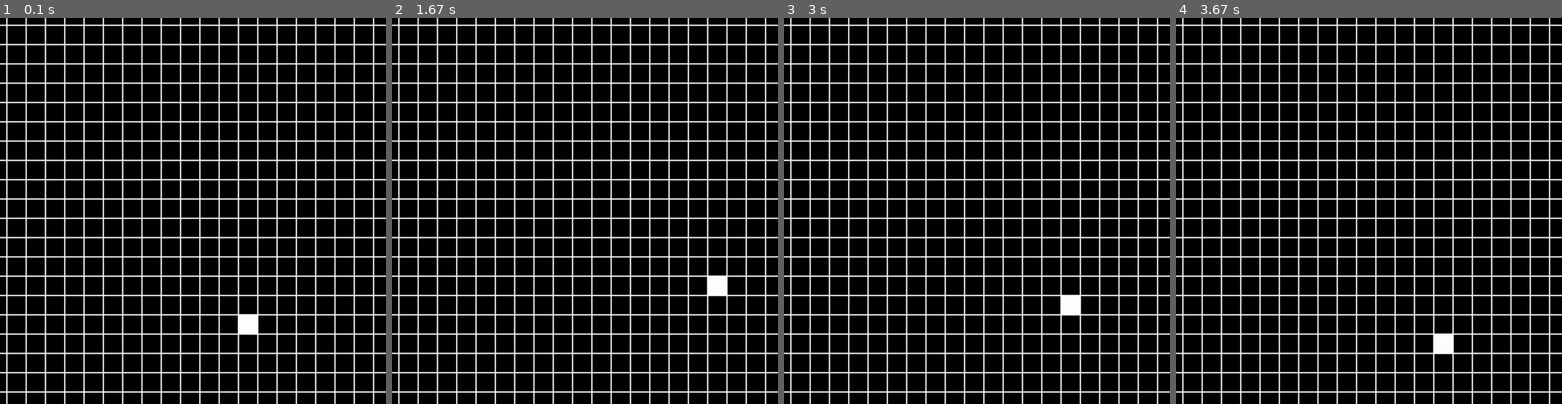
Above: before the commit, frames 1-4 (left to right).
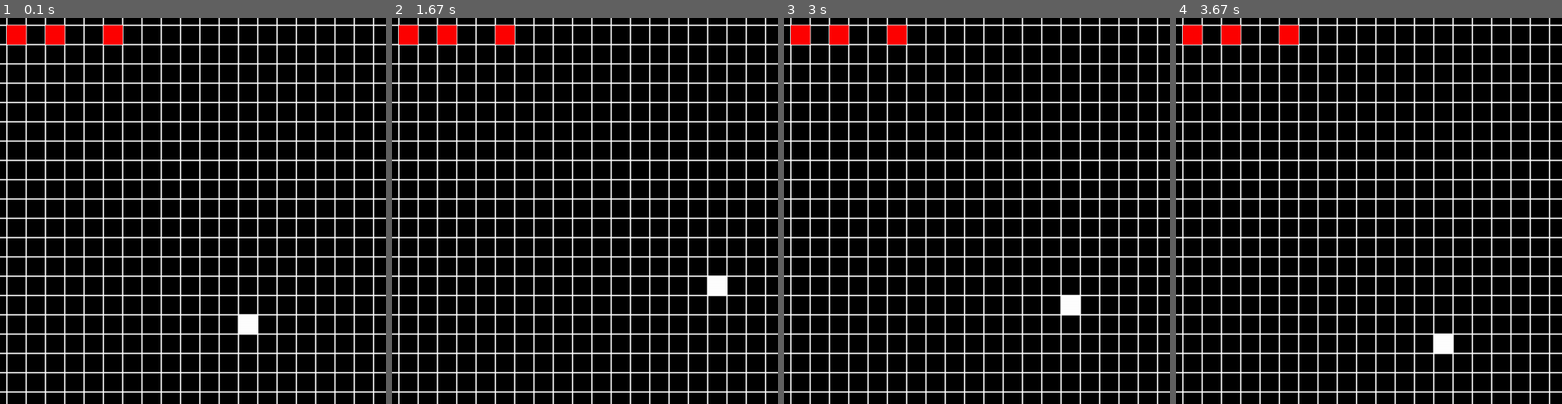
Above: after the commit, the same moments.

Repository: mrjovi91/pygame-snake
Game: pygame game, started from main.py
Same seed, same stepped clock (60 frames per second), same inputs: the game is played once before the commit and once after it.
Inputs:
- Up to frame 1 (0.1 s): no input
- Up to frame 2 (1.67 s): hold W 0.83-1.32 s; hold D from 1.35 s (still down)
- Up to frame 3 (3 s): release D at 1.95 s; hold A 1.98-2.63 s; hold S from 2.67 s (still down)
- Up to frame 4 (3.67 s): release S at 3.35 s; hold A from 3.38 s (still down)
The pictures show only the part of the screen within x 19-69%, y 12-62%; the shares and areas given below are measured in that part.

The runs differ from the first frame. In frame 1, 0.8% of the frame differs, in the area x 1-32%, y 1-7%; in frame 2, 0.8%; in frame 3, 0.8%; in frame 4, 0.8%.

Commit message:
Incomplete

Diff:
--- a/controllers/snake_game_controller.py
+++ b/controllers/snake_game_controller.py
@@ -26,7 +26,9 @@
         self._grid[self._snake[0][0]][self._snake[0][1]].head = True
         self._direction = 'right'
 
-
+        self._grid[5][10].food = True
+        self._grid[5][13].food= True
+        self._grid[5][8].food = True
 
         self._display = SnakeGameWindow(self._game, "Snake Game", 1200, 1200, self.rows, self.columns)
 
@@ -53,16 +55,32 @@
 
 
     def move(self):
+
         directions = {
             'up': [-1, 0],
             'right': [0, 1],
             'down': [1, 0],
             'left': [0, -1]
         }
+        grow = False
 
-        current_head = self._grid[self._snake[0][0]][self._snake[0][1]]
-        new_head_coordinates = [self._snake[0][0] + directions[self._direction][0], self._snake[0][1] + directions[self._direction][1]]
-        new_head = self._grid[new_head_coordinates[0]][new_head_coordinates[1]]
-        current_head.head = False
-        new_head.head = True
-        self._snake[0] = new_head_coordinates
+        for snake_part_coordinates in self._snake:
+            snake_part = self._grid[snake_part_coordinates[0]][snake_part_coordinates[1]]
+
+            snake_part_coordinates[0] = self._snake[0][0] + directions[self._direction][0]
+            snake_part_coordinates[1] = self._snake[0][1] + directions[self._direction][1]
+            if snake_part.head:
+                if snake_part.food:
+                    grow = True
+                    snake_part.food = False
+                new_head = self._grid[snake_part_coordinates[0]][snake_part_coordinates[1]]
+                new_head.head = True
+                snake_part.head = False
+                snake_part.body = True
+
+        if not grow:
+            if len(self._snake) > 1:
+                current_tail_coordinates = self._snake[-1]
+                current_tail = self._grid[current_tail_coordinates[0]][current_tail_coordinates[1]]
+                current_tail.body = False
+                self._snake.remove(current_tail_coordinates)
--- a/models/cell.py
+++ b/models/cell.py
@@ -1,10 +1,11 @@
 class Cell:
-    def __init__(self, x, y, head=False, body=False, tail=False):
+    def __init__(self, x, y, head=False, body=False, tail=False, food=False):
         self._x = x
         self._y = y
         self.head = head
         self.body = body
         self.tail = tail
+        self.food = food
 
     @property
     def x(self):
--- a/views/snake_game_window.py
+++ b/views/snake_game_window.py
@@ -19,6 +19,8 @@
                 cell = column
                 if cell.head:
                     self._game.draw.rect(self._window, WHITE, self._game.Rect(x*self._cell_width, y*self._cell_height, self._cell_width, self._cell_height))
+                elif cell.food:
+                    self._game.draw.rect(self._window, RED, self._game.Rect(x*self._cell_width, y*self._cell_height, self._cell_width, self._cell_height))
                 else:
                     self._game.draw.rect(self._window, WHITE, self._game.Rect(x*self._cell_width, y*self._cell_height, self._cell_width, self._cell_height), 1)
         self._game.display.update()
